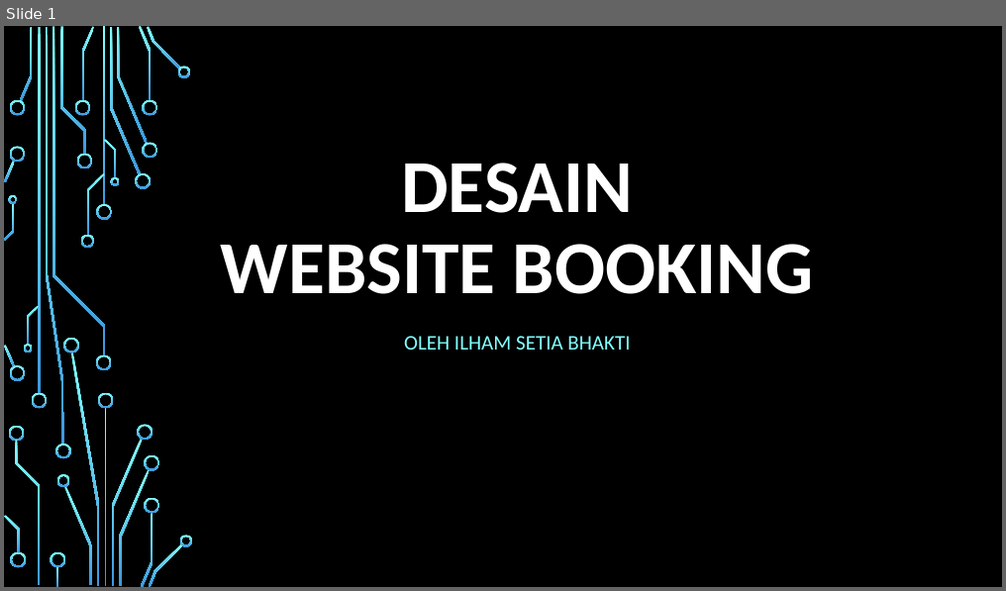
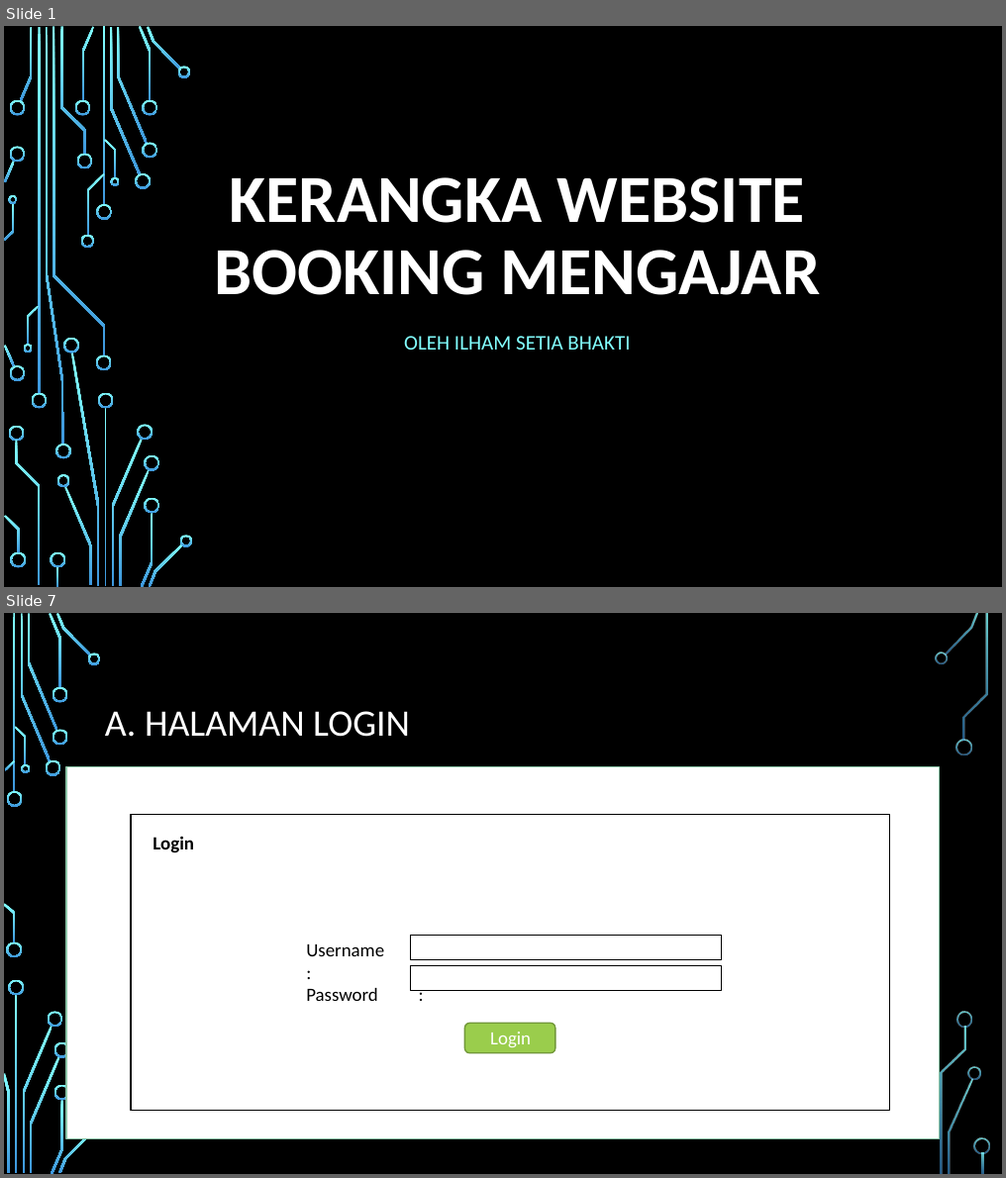
Before and after one commit to ilham513/mybooking, a slide deck: desain aplikasi my booking.pptx. Shown one above the other, each under a label of ours: slide 1 before the commit, slides 1 and 7 after it; the slides between them are not shown. The pictures are 1006x591 and 1006x1178 pixels, drawn with LibreOffice and Linux fonts; fonts in the diff are those of the drawing; background and template pictures are left out. Boxes give left, top, right and bottom in pixels: in the first picture for what was removed or moved away, otherwise in the second. Text is boxed around its words. In the diff, an @@ line names an element or a change of style, - is before the commit and + after.

```diff
--- a/desain aplikasi my booking.pptx
+++ b/desain aplikasi my booking.pptx
@@ slide 7 added at box(4, 613, 1002, 1174), background picture (left out) @@
@@ title added at box(105, 711, 410, 737), 36 pt, text #FFFFFF @@
+A. HALAMAN LOGIN
@@ rectangle added at box(66, 767, 939, 1140), fill #FFFFFF, outline #8AC4A7 1.25 pt @@
@@ rectangle added at box(131, 814, 890, 1110), fill #FFFFFF, outline #000000 1.25 pt @@
@@ text added at box(152, 836, 194, 854), 18 pt, text #000000, bold @@
+Login
@@ rectangle added at box(411, 936, 721, 960), fill #FFFFFF, outline #000000 1.25 pt @@
@@ text added at box(306, 945, 384, 1001), 18 pt, text #000000 @@
+Username :
+Password :
@@ rectangle added at box(411, 966, 721, 991), fill #FFFFFF, outline #000000 1.25 pt @@
@@ rounded rectangle added at box(465, 1023, 555, 1054), fill #9ACD4C, outline #729838 1.25 pt @@
@@ text added at box(490, 1032, 531, 1048), 18 pt, text #FFFFFF @@
+Login
@@ group added at box(4, 613, 990, 1174): 32 freeform shapes, 3 rectangles @@
@@ slide 1 changed as well @@
@@ title at box(214, 177, 820, 295): text changed; size 72 to 64.8 pt @@
-DESAIN
-WEBSITE BOOKING
+KERANGKA WEBSITE
+BOOKING MENGAJAR
```
Also in this commit, not shown: 1 other slide changed, 8 other slides added, 1 slide removed.
